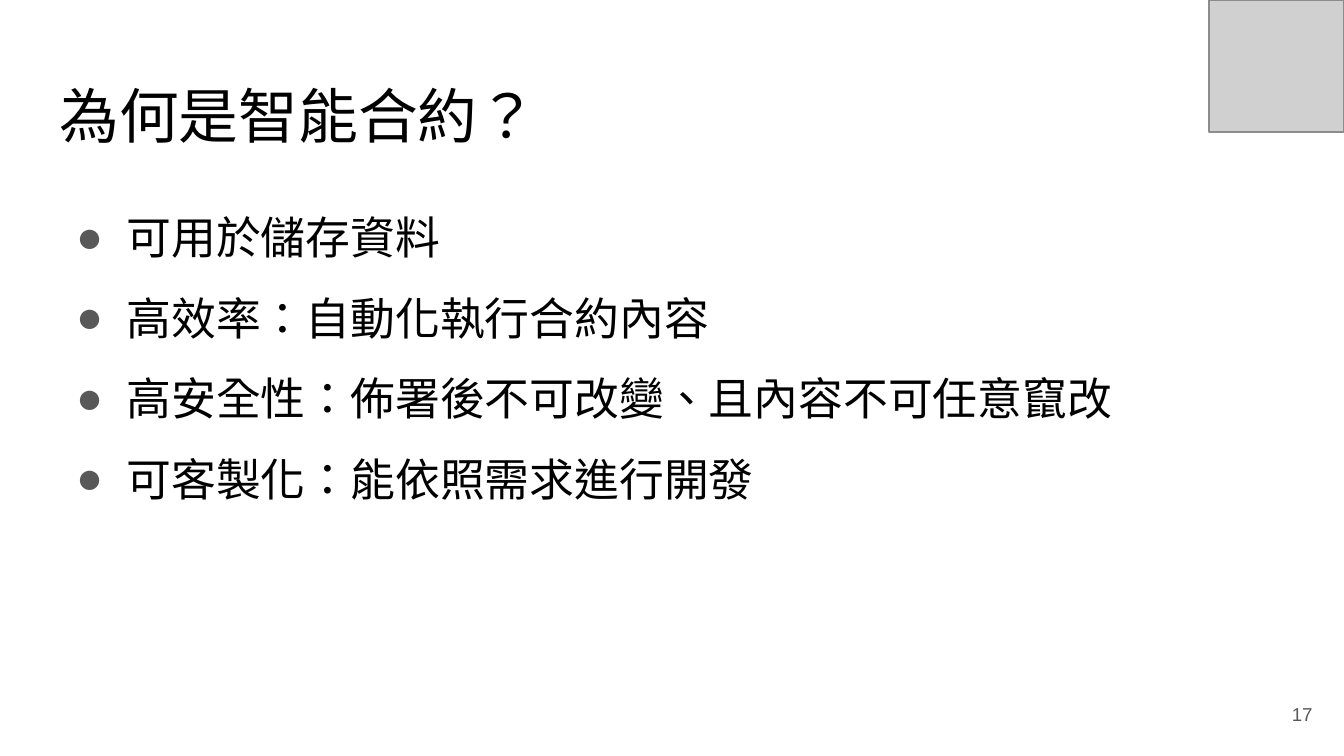
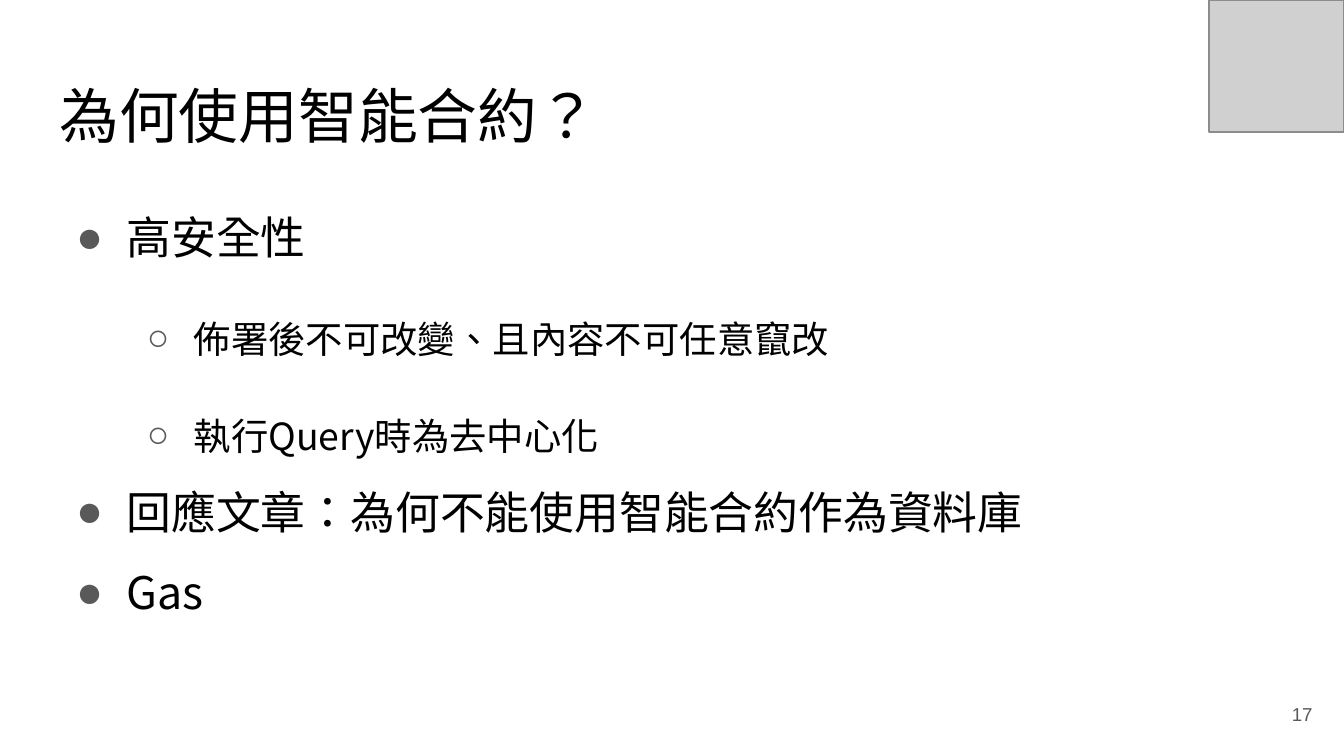
Before and after one commit to RyuChu/A-Decentralized-Digital-Currency-Tracing-Service, a slide deck: slide 17 of Documents/論文簡報_V3.pptx. Drawn at 1344x756 pixels with LibreOffice and Linux fonts; fonts in the diff are those of the drawing; grey boxes stand for pictures. Boxes give left, top, right and bottom in pixels: in the first picture for what was removed or moved away, otherwise in the second. Text is boxed around its words. In the diff, an @@ line names an element or a change of style, - is before the commit and + after.

```diff
--- a/Documents/論文簡報_V3.pptx
+++ b/Documents/論文簡報_V3.pptx
@@ title at <box>59,87,597,143</box>: text changed @@
-為何是智能合約？
+為何使用智能合約？
@@ text at <box>126,216,1022,610</box>: text changed; size 24 to 20 pt @@
-● 可用於儲存資料
-● 高效率：自動化執行合約內容
-● 高安全性：佈署後不可改變、且內容不可任意竄改
-● 可客製化：能依照需求進行開發
+● 高安全性
+  ○ 佈署後不可改變、且內容不可任意竄改
+  ○ 執行Query時為去中心化
+● 回應文章：為何不能使用智能合約作為資料庫
+● Gas
```
Also in this commit, not shown: 18 other slides changed.
